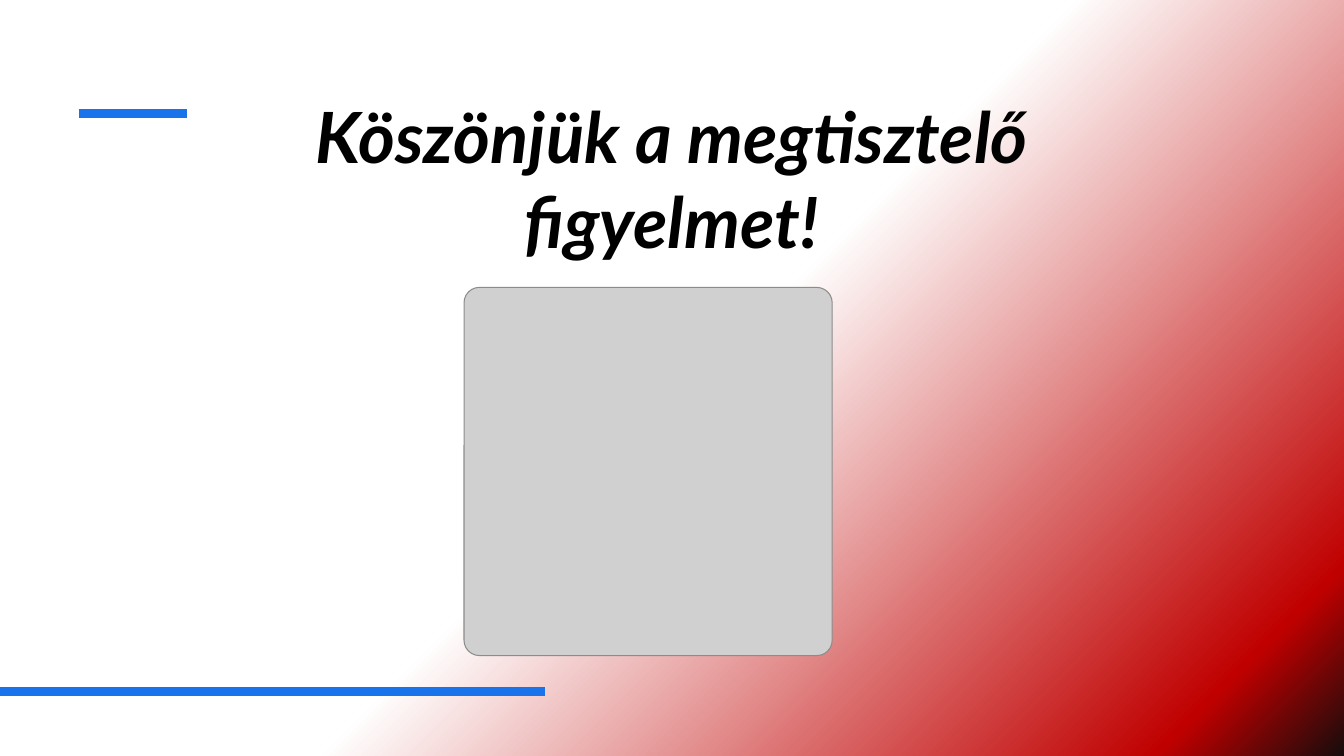
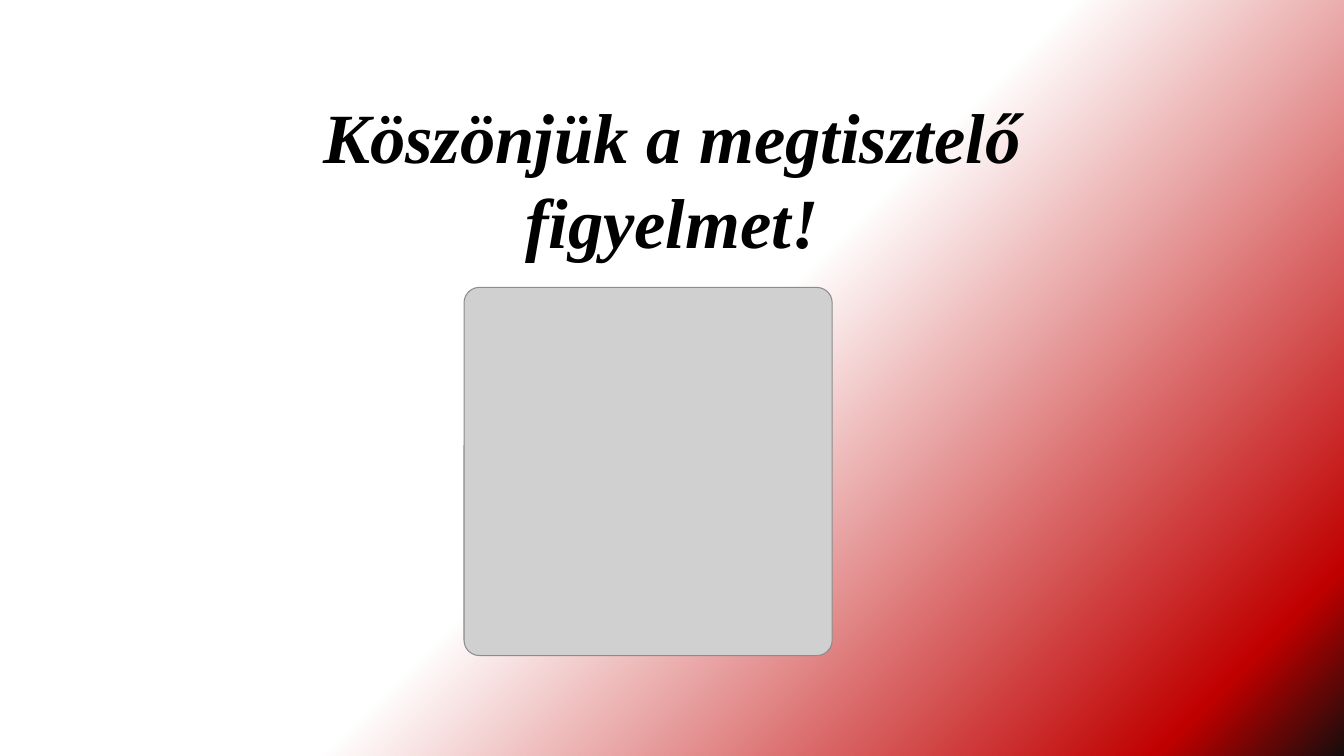
Before and after one commit to DerSandor/Tarskereso, a slide deck: slide 14 of FATAL LOVE.pptx. Drawn at 1344x756 pixels with LibreOffice and Linux fonts; fonts in the diff are those of the drawing; grey boxes stand for pictures. Boxes give left, top, right and bottom in pixels: in the first picture for what was removed or moved away, otherwise in the second. Text is boxed around its words. In the diff, an @@ line names an element or a change of style, - is before the commit and + after.

```diff
--- a/FATAL LOVE.pptx
+++ b/FATAL LOVE.pptx
@@ title "Köszönjük a megtisztelő figyelmet!" at (x1=323, y1=113, x2=1020, y2=262): font Lato to Times New Roman @@
@@ line removed from (79, 114) to (187, 114) @@
@@ line removed from (0, 692) to (545, 692) @@
```
Also in this commit, not shown: 13 other slides changed.
